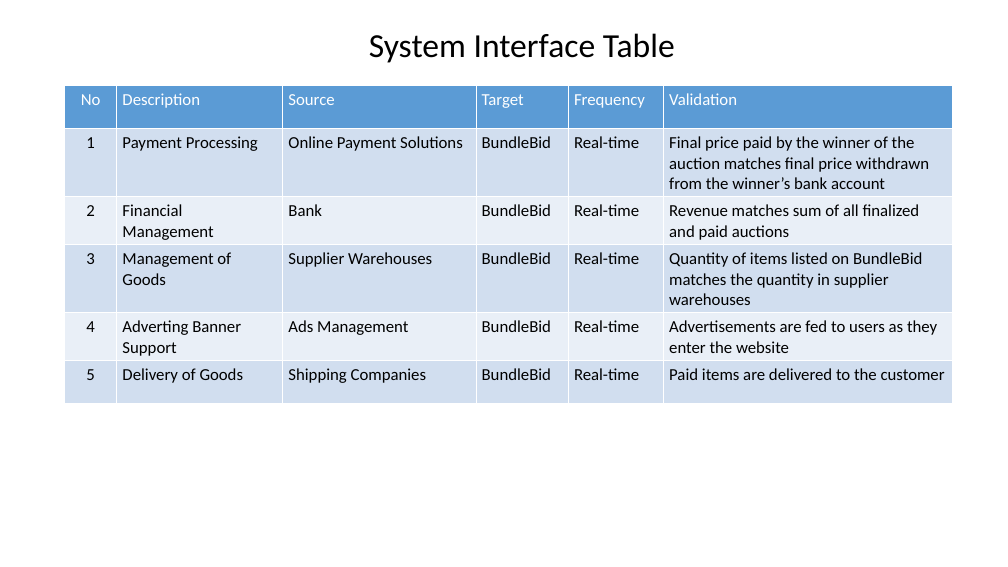
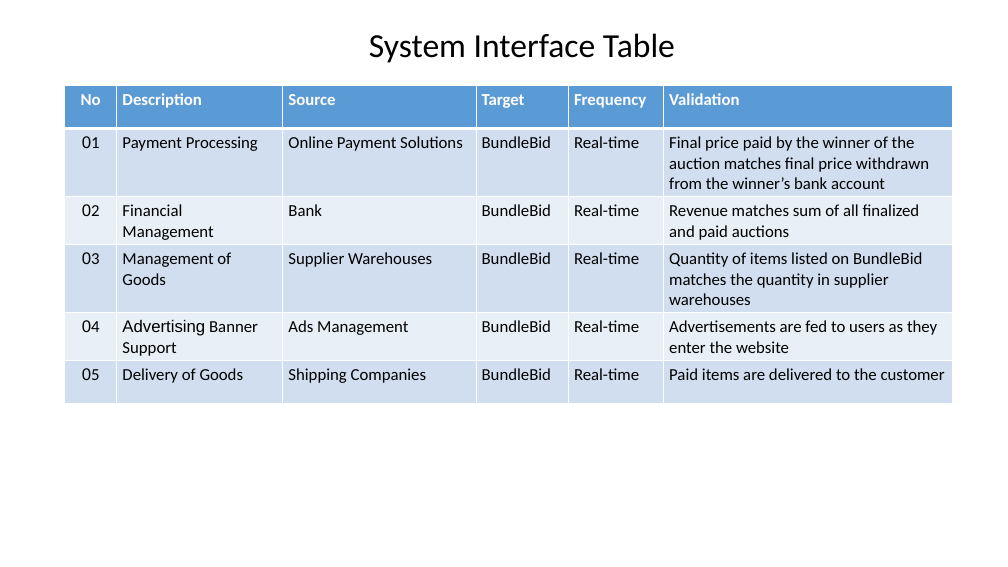
Before and after one commit to scottsun17/BundleBid, a slide deck: slide 2 of BusinessDocuments/_W4_ Context Diagram.pptx (slide 3 before the commit). Drawn at 1008x567 pixels with LibreOffice and Linux fonts; fonts in the diff are those of the drawing. Boxes give left, top, right and bottom in pixels: in the first picture for what was removed or moved away, otherwise in the second. Text is boxed around its words. In the diff, an @@ line names an element or a change of style, - is before the commit and + after.

```diff
--- a/BusinessDocuments/_W4_ Context Diagram.pptx
+++ b/BusinessDocuments/_W4_ Context Diagram.pptx
@@ table at <box>64,86,953,387</box> @@
-row 2, column 1: 1
+row 2, column 1: 01
-row 3, column 1: 2
+row 3, column 1: 02
-row 4, column 1: 3
+row 4, column 1: 03
-row 5, column 1: 4
+row 5, column 1: 04
-row 5, column 2: Adverting Banner Support
+row 5, column 2: Advertising Banner Support
-row 6, column 1: 5
+row 6, column 1: 05
@@ fill #D2DEEF to #D0DEEF in 18 cells @@
@@ fill #EAEFF7 to #E9EFF7 in 12 cells @@
@@ bold on in "No", "Description", "Source", "Target" and 2 more places @@
```
Also in this commit, not shown: 1 other slide changed, 1 slide removed, 7 other files.
